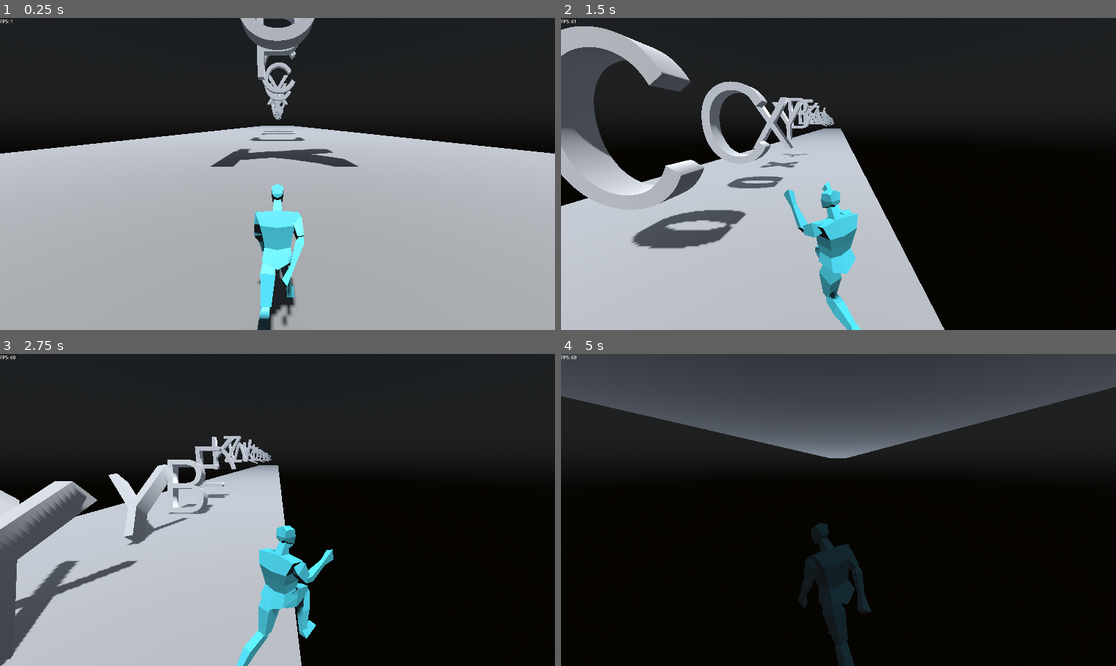
Above: before the commit, frames 1-4 (two rows, left to right).
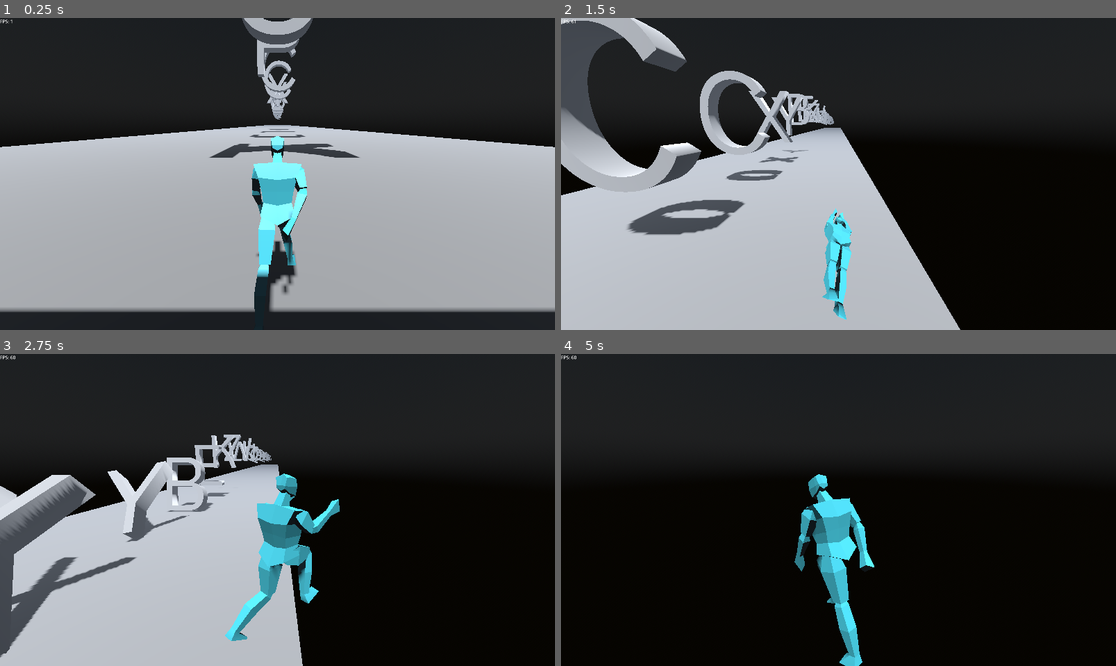
Above: after the commit, the same moments.

Repository: Togira123/Escape-the-Server
Game: Godot game, scene res://scenes/main.tscn
The game is run twice, just before and just after one commit, with the same random seed, the same clock (stepped at 60 frames per second) and the same inputs.
Inputs:
- Up to frame 1 (0.25 s): no input
- Up to frame 2 (1.5 s): hold D (move_right) 0.53-1.28 s; tap Shift (roll) at 0.6 s; tap Space (jump) at 0.77, 0.8, 1.07, 1.35 s; hold A (move_left) from 1.28 s (still down)
- Up to frame 3 (2.75 s): tap Space (jump) at 1.52, 1.82, 2.3 s; tap Shift (roll) at 1.55, 2.1 s; release A (move_left) at 2.03 s; hold D (move_right) from 2.03 s (still down)
- Up to frame 4 (5 s): tap Shift (roll) at 2.85, 4.35 s; tap Space (jump) at 3.02, 3.32, 3.6, 3.77, 4.07, 4.52, 4.82 s; release D (move_right) at 3.53 s; hold A (move_left) from 3.53 s (still down)

The runs differ from the first frame. In frame 1, 13% of the frame differs, in the area x 0-100%, y 0-100%; in frame 2, 14%; in frame 3, 8.2%; in frame 4, 27%.

Commit message:
made working animations

Diff:
--- /dev/null
+++ b/scenes/camera_3d.gd
@@ -0,0 +1,14 @@
+extends Camera3D
+
+@onready var player = $"../Player"
+
+# Called when the node enters the scene tree for the first time.
+func _ready():
+	pass # Replace with function body.
+
+
+# Called every frame. 'delta' is the elapsed time since the previous frame.
+func _process(delta):
+	position.z = player.position.z - 2
+	position.x = player.position.x
+	position.y = player.position.y + 2
--- a/scenes/main.tscn
+++ b/scenes/main.tscn
@@ -1,9 +1,10 @@
-[gd_scene load_steps=8 format=3 uid="uid://b7ts0yd67xbb4"]
+[gd_scene load_steps=9 format=3 uid="uid://b7ts0yd67xbb4"]
 
 [ext_resource type="Script" path="res://scripts/level.gd" id="1_3nhe7"]
 [ext_resource type="PackedScene" uid="uid://btp5j8qud4l7o" path="res://scenes/ground.tscn" id="1_ueqbu"]
 [ext_resource type="Script" path="res://scripts/fps_counter.gd" id="4_kghnm"]
 [ext_resource type="PackedScene" uid="uid://icofyso07ab5" path="res://scenes/player.tscn" id="4_o5wrg"]
+[ext_resource type="Script" path="res://scenes/camera_3d.gd" id="5_ir8w6"]
 
 [sub_resource type="PhysicalSkyMaterial" id="PhysicalSkyMaterial_px377"]
 
@@ -36,5 +37,6 @@
 
 [node name="Player" parent="." instance=ExtResource("4_o5wrg")]
 
-[node name="Camera3D" type="Camera3D" parent="Player"]
+[node name="Camera3D" type="Camera3D" parent="."]
 transform = Transform3D(-1, -3.33143e-08, 8.08263e-08, -1.31362e-08, 0.971309, 0.237822, -8.64302e-08, 0.237822, -0.971309, 0, 2.57449, -2.0716)
+script = ExtResource("5_ir8w6")
--- a/scenes/player.tscn
+++ b/scenes/player.tscn
@@ -846,7 +846,7 @@
 
 [sub_resource type="AnimationNodeStateMachine" id="AnimationNodeStateMachine_0aqrh"]
 states/jump_blend_tree/node = SubResource("AnimationNodeBlendTree_t35ax")
-states/jump_blend_tree/position = Vector2(470.838, -5.33)
+states/jump_blend_tree/position = Vector2(471.463, -5.33)
 states/roll/node = SubResource("AnimationNodeAnimation_onl7r")
 states/roll/position = Vector2(472.088, 198.67)
 states/run/node = SubResource("AnimationNodeAnimation_ryhfy")
@@ -870,85 +870,85 @@
 bones/0/parent = -1
 bones/0/rest = Transform3D(1, 7.54952e-15, 2.38419e-07, -8.08066e-09, 0.999425, 0.0338927, -2.38282e-07, -0.0338927, 0.999425, 0, 1.03919, 0)
 bones/0/enabled = true
-bones/0/position = Vector3(5.06235e-12, 1.03436, -5.98859e-10)
-bones/0/rotation = Quaternion(0.144685, 1.17957e-07, 1.73654e-08, 0.989478)
+bones/0/position = Vector3(-6.0947e-10, 1.00515, -4.00165e-09)
+bones/0/rotation = Quaternion(0.182972, 1.15583e-07, -7.33564e-08, 0.983118)
 bones/0/scale = Vector3(1, 1, 1)
 bones/1/name = "head"
 bones/1/parent = 0
 bones/1/rest = Transform3D(1, -4.81815e-08, -2.33499e-07, 3.55271e-15, 0.979367, -0.202088, 2.38419e-07, 0.202088, 0.979367, 8.32283e-16, 0.562933, 0)
 bones/1/enabled = true
 bones/1/position = Vector3(8.32283e-16, 0.562933, 0)
-bones/1/rotation = Quaternion(0.115132, -1.18416e-07, 1.37247e-08, 0.99335)
+bones/1/rotation = Quaternion(0.151857, -1.17826e-07, 1.81028e-08, 0.988402)
 bones/1/scale = Vector3(1, 1, 1)
 bones/2/name = "upperarm.l"
 bones/2/parent = 0
 bones/2/rest = Transform3D(-0.903905, 0.427493, -0.014317, -0.427487, -0.904014, -0.00362929, -0.0144943, 0.0028398, 0.999891, 0.199461, 0.509309, -0.0166663)
 bones/2/enabled = true
 bones/2/position = Vector3(0.199461, 0.509309, -0.0166663)
-bones/2/rotation = Quaternion(0.0266014, 0.37588, 0.920856, -0.100151)
+bones/2/rotation = Quaternion(-0.021214, -0.0554284, 0.992544, -0.106464)
 bones/2/scale = Vector3(0.999999, 1, 1)
 bones/3/name = "lowerarm.l"
 bones/3/parent = 2
 bones/3/rest = Transform3D(0.998822, 0.0469059, -0.01246, -0.0485054, 0.973396, -0.223936, 0.00162455, 0.224277, 0.974524, 7.73479e-08, 0.279766, -1.39698e-09)
 bones/3/enabled = true
 bones/3/position = Vector3(7.73479e-08, 0.279766, -1.39698e-09)
-bones/3/rotation = Quaternion(0.111542, 0.0172094, -0.205827, 0.972058)
+bones/3/rotation = Quaternion(0.112196, 0.0122497, -0.16255, 0.980224)
 bones/3/scale = Vector3(1, 1, 1)
 bones/4/name = "upperleg.l"
 bones/4/parent = 0
 bones/4/rest = Transform3D(-0.997591, 0.0694736, 0.00018024, -0.0694349, -0.996927, -0.0362756, -0.00234052, -0.0362004, 0.999344, 0.0927817, 0.0300752, -0.0104341)
 bones/4/enabled = true
 bones/4/position = Vector3(0.0927817, 0.0300752, -0.0104341)
-bones/4/rotation = Quaternion(0.0121495, -0.104775, 0.994029, -0.0279514)
+bones/4/rotation = Quaternion(-0.0394577, 0.542089, 0.839272, 0.014353)
 bones/4/scale = Vector3(1.00002, 0.999998, 1.00001)
 bones/5/name = "lowerleg.l"
 bones/5/parent = 4
 bones/5/rest = Transform3D(0.999871, -0.0160162, -0.0014503, 0.0160817, 0.996007, 0.0878173, 3.80125e-05, -0.0878292, 0.996135, -1.26857e-08, 0.486798, 6.18456e-11)
 bones/5/enabled = true
 bones/5/position = Vector3(-1.26857e-08, 0.486798, 6.18456e-11)
-bones/5/rotation = Quaternion(-0.176135, -0.000366714, 0.0321871, 0.98384)
+bones/5/rotation = Quaternion(-0.66834, -0.000271594, 0.122134, 0.733761)
 bones/5/scale = Vector3(1, 1, 1)
 bones/6/name = "foot.l"
 bones/6/parent = 5
 bones/6/rest = Transform3D(0.999874, -0.00668741, 0.0143948, 0.0158086, 0.338349, -0.940888, 0.00142162, 0.940997, 0.338413, -7.6916e-09, 0.494695, -3.60887e-09)
 bones/6/enabled = true
 bones/6/position = Vector3(-7.6916e-09, 0.494695, -3.60887e-09)
-bones/6/rotation = Quaternion(0.294037, 0.03285, -0.0443138, 0.954201)
+bones/6/rotation = Quaternion(0.478677, 0.00458075, -0.0909235, 0.873259)
 bones/6/scale = Vector3(1, 1, 1)
 bones/7/name = "upperarm.r"
 bones/7/parent = 0
 bones/7/rest = Transform3D(-0.903905, -0.427493, 0.0143165, 0.427487, -0.904014, -0.00362929, 0.0144938, 0.0028396, 0.999891, -0.199461, 0.509309, -0.0166664)
 bones/7/enabled = true
 bones/7/position = Vector3(-0.199461, 0.509309, -0.0166664)
-bones/7/rotation = Quaternion(0.049821, -0.327025, 0.9387, 0.0970307)
+bones/7/rotation = Quaternion(-0.00235152, 0.149342, 0.983488, 0.102192)
 bones/7/scale = Vector3(0.999999, 1, 1)
 bones/8/name = "lowerarm.r"
 bones/8/parent = 7
 bones/8/rest = Transform3D(0.998822, -0.0469059, 0.01246, 0.0485054, 0.973396, -0.223936, -0.00162455, 0.224277, 0.974524, -7.73707e-08, 0.279766, -4.65661e-10)
 bones/8/enabled = true
 bones/8/position = Vector3(-7.73707e-08, 0.279766, -4.65661e-10)
-bones/8/rotation = Quaternion(0.108814, -0.0299588, 0.316561, 0.941834)
+bones/8/rotation = Quaternion(0.112777, -0.00438281, 0.0936839, 0.989184)
 bones/8/scale = Vector3(1, 1, 1)
 bones/9/name = "upperleg.r"
 bones/9/parent = 0
 bones/9/rest = Transform3D(-0.997591, -0.0694735, -0.000180643, 0.0694349, -0.996927, -0.0362756, 0.00234012, -0.0362004, 0.999344, -0.0927817, 0.0300752, -0.0104342)
 bones/9/enabled = true
 bones/9/position = Vector3(-0.0927817, 0.0300752, -0.0104342)
-bones/9/rotation = Quaternion(0.056966, 0.572217, 0.818095, 0.00657203)
+bones/9/rotation = Quaternion(-0.00363949, 0.165333, 0.986019, 0.0204528)
 bones/9/scale = Vector3(1.00002, 0.999999, 1)
 bones/10/name = "lowerleg.r"
 bones/10/parent = 9
 bones/10/rest = Transform3D(0.999871, 0.0160162, 0.0014503, -0.0160817, 0.996007, 0.0878173, -3.80127e-05, -0.0878292, 0.996135, -2.08375e-08, 0.486799, -1.2169e-09)
 bones/10/enabled = true
 bones/10/position = Vector3(-2.08375e-08, 0.486799, -1.2169e-09)
-bones/10/rotation = Quaternion(-0.478719, 0.000324953, -0.0874822, 0.873599)
+bones/10/rotation = Quaternion(-0.21538, 0.000363674, -0.0393591, 0.975737)
 bones/10/scale = Vector3(1, 1, 1)
 bones/11/name = "foot.r"
 bones/11/parent = 10
 bones/11/rest = Transform3D(0.999874, 0.0066874, -0.0143948, -0.0158086, 0.338349, -0.940888, -0.00142161, 0.940997, 0.338412, 1.60734e-08, 0.494695, -3.25963e-09)
 bones/11/enabled = true
 bones/11/position = Vector3(1.60734e-08, 0.494695, -3.25963e-09)
-bones/11/rotation = Quaternion(0.700154, 0.0543031, 0.0176222, 0.711706)
+bones/11/rotation = Quaternion(0.631502, 0.0037825, 0.013158, 0.775253)
 bones/11/scale = Vector3(1, 1, 1)
 
 [node name="Cube" type="MeshInstance3D" parent="Armature/Skeleton3D"]
@@ -970,7 +970,7 @@
 parameters/conditions/is_jumping = false
 parameters/conditions/is_rolling = false
 parameters/conditions/is_spinning = false
-parameters/jump_blend_tree/TimeScale/scale = 0.7
+parameters/jump_blend_tree/TimeScale/scale = 0.8
 
 [node name="Hitbox" type="Area3D" parent="."]
 collision_layer = 0
@@ -983,3 +983,4 @@
 
 [connection signal="animation_finished" from="AnimationTree" to="." method="_on_animation_tree_animation_finished"]
 [connection signal="animation_started" from="AnimationTree" to="." method="_on_animation_tree_animation_started"]
+[connection signal="area_entered" from="Hitbox" to="." method="_on_hitbox_area_entered"]
--- a/scripts/player.gd
+++ b/scripts/player.gd
@@ -2,7 +2,7 @@
 
 @onready var armature = $Armature
 @onready var animation_tree = $AnimationTree
-@onready var animation_state_machine: AnimationNodeStateMachinePlayback = animation_tree.get("parameters/playback")
+@onready var state_machine: AnimationNodeStateMachinePlayback = animation_tree.get("parameters/playback")
 
 @onready var level = $"../Level"
 
@@ -12,45 +12,38 @@
 const FALL_ACCELERATION = 75
 
 var has_spinned = false # makes sure players can only roll once after jumping
-var is_jumping = false
-var is_rolling = false
 
 func _physics_process(delta):
 	animation_tree.set("parameters/conditions/is_rolling", false)
 	animation_tree.set("parameters/conditions/is_jumping", false)
-	# Add the gravity
 	if not is_on_floor():
-		if not has_spinned and is_jumping and not is_rolling and Input.is_action_just_pressed("jump"):
-			print("has_spinned ", has_spinned)
-			print("is_jumping ", is_jumping)
-			print("is_rolling ", is_rolling)
-			print("stored_is_jumping ", animation_tree.get("parameters/conditions/is_jumping"))
-			print("stored_is_rolling ", animation_tree.get("parameters/conditions/is_rolling"))
+		if state_machine.get_current_node() == "roll":
+			# Drop quickly if player is rolling
+			velocity.y -= FALL_ACCELERATION * 3 * delta
+		elif not has_spinned and state_machine.get_current_node() == "jump_blend_tree" and Input.is_action_just_pressed("jump"):
 			animation_tree.set("parameters/conditions/is_spinning", true)
-			#animation_state_machine.travel("jump_blend_tree")
-
 			has_spinned = true
 
 		if animation_tree.get("parameters/conditions/is_spinning"):
+			rotation.x = lerp(rotation.x, PI / 2.0, LERP_VAL / 2.0)
 			velocity.y = 0.0
 		else:
+			if rotation.x != 0:
+				rotation.x = lerp(rotation.x, 0.0, LERP_VAL / 2.0)
+			# Gravity
 			velocity.y -= FALL_ACCELERATION * delta
 	else:
 		has_spinned = false
-		is_jumping = false
+		rotation.x = 0
 	# 	Handle jump
 		if Input.is_action_just_pressed("jump"):
 			animation_tree.set("parameters/conditions/is_jumping", true)
-			is_jumping = true
 			velocity.y = JUMP_VELOCITY
 
 	# Handle roll
 	if Input.is_action_just_pressed("roll"):
 		animation_tree.set("parameters/conditions/is_rolling", true)
-		is_rolling = true
 
-	# Get the input direction and handle the movement/deceleration.
-	# As good practice, you should replace UI actions with custom gameplay actions.
 	var direction = Vector3.ZERO
 	direction.z += 1
 	# Get inputs
@@ -75,9 +68,9 @@
 
 	move_and_slide()
 
-
 func _on_hitbox_area_entered(area):
 	print("Hit letter!") # Replace with function body.
+
 
 
 func _on_animation_tree_animation_started(anim_name):
@@ -87,7 +80,3 @@
 	print(anim_name)
 	if anim_name == "spin":
 		animation_tree.set("parameters/conditions/is_spinning", false)
-	elif anim_name == "jump_blend_tree":
-		is_jumping = false
-	elif anim_name == "roll":
-		is_rolling = false
